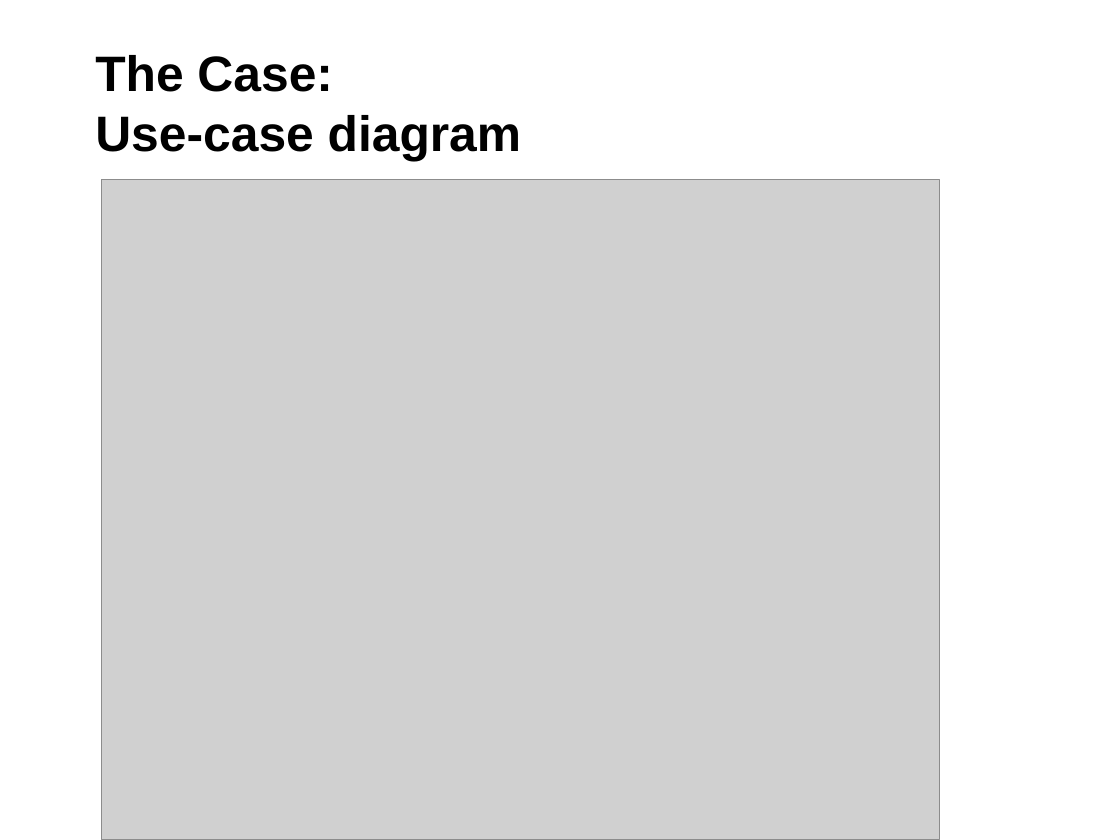
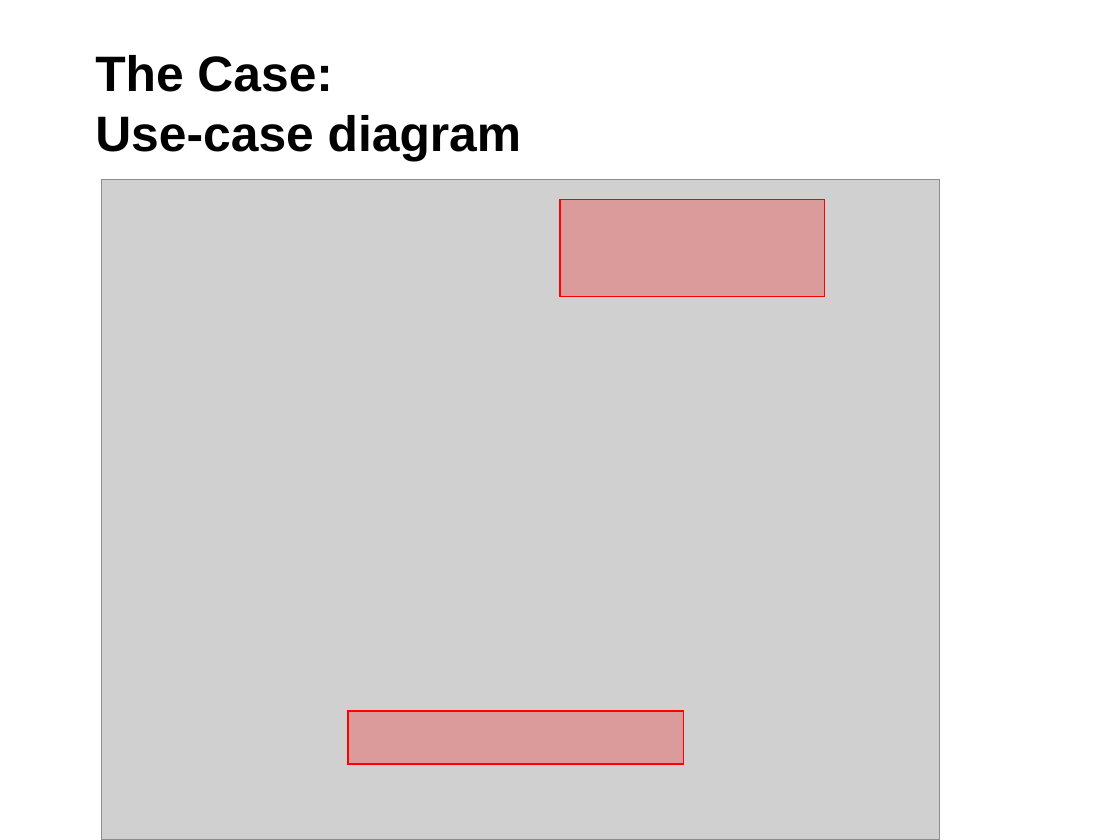
Before and after one commit to noushadali/osgi-samples, a slide deck: slide 14 of congress-registration/documentation/Webservice versioning using osgi.ppt. Drawn at 1120x840 pixels with LibreOffice and Linux fonts; fonts in the diff are those of the drawing; grey boxes stand for pictures. Boxes give left, top, right and bottom in pixels: in the first picture for what was removed or moved away, otherwise in the second. Text is boxed around its words. In the diff, an @@ line names an element or a change of style, - is before the commit and + after.

```diff
--- a/congress-registration/documentation/Webservice versioning using osgi.ppt
+++ b/congress-registration/documentation/Webservice versioning using osgi.ppt
@@ rectangle added at bbox=[560, 199, 824, 297], fill #FF0000 at 25% opacity, outline #FF0000 0.99 pt @@
@@ rectangle added at bbox=[348, 711, 683, 764], fill #FF0000 at 25% opacity, outline #FF0000 0.99 pt @@
```
Also in this commit, not shown: 4 other slides changed, 14 other files.
